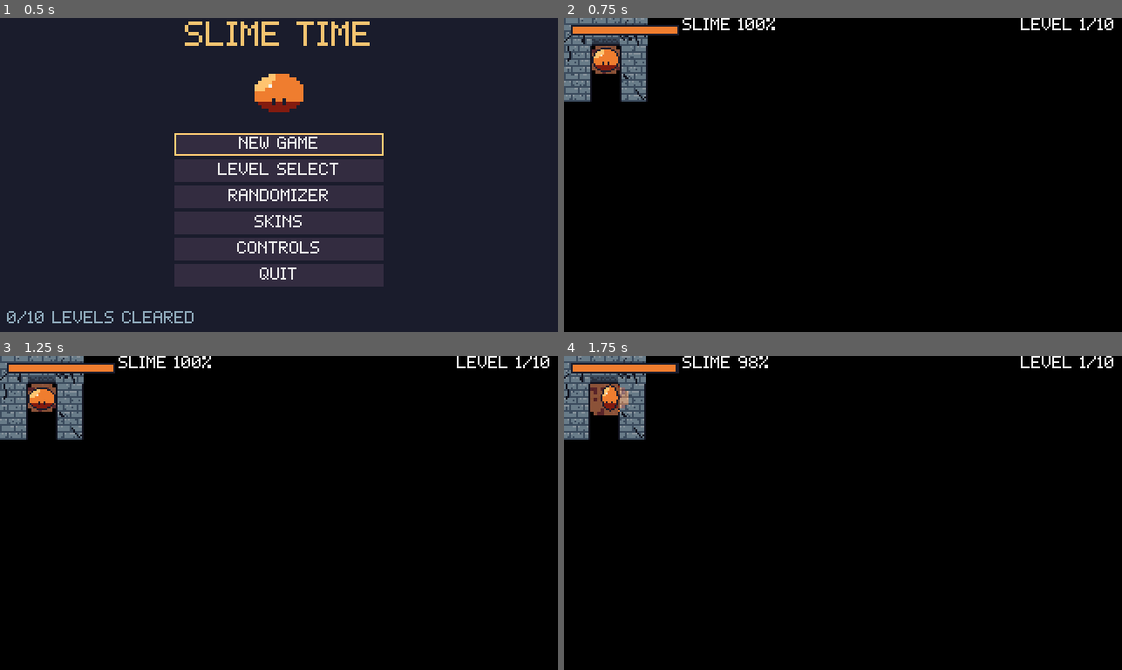
Above: before the commit, frames 1-4 (two rows, left to right).
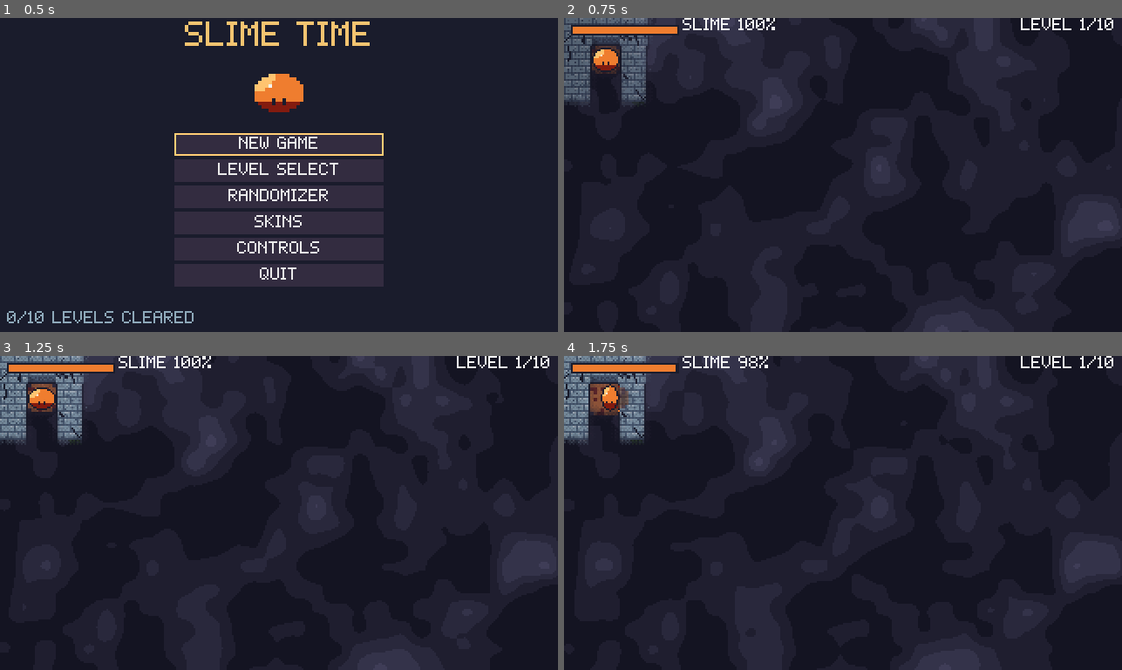
Above: after the commit, the same moments.

Repository: AveryBlue-GD/slime-time
Game: Godot game, scene res://scenes/title.tscn
Same seed, same stepped clock (60 frames per second), same inputs: the game is played once before the commit and once after it.
Inputs (mouse positions are in pixels of both pictures, inside the frame that each line leads up to):
- Up to frame 1 (0.5 s): no input
- Up to frame 2 (0.75 s): click "NEW GAME" at 0.5 s
- Up to frame 3 (1.25 s): no input
- Up to frame 4 (1.75 s): tap Enter at 1.25 s; move the mouse to (965, 497) at 1.27 s; hold D (move_right) from 1.28 s (still down); tap J at 1.35 s; click (965, 497) at 1.42 s; tap Space (jump) at 1.52 s

Frame 1 is identical in both runs. In frame 2, 97% of the frame differs, in the area x 0-100%, y 0-100%; in frame 3, 96%; in frame 4, 96%.

Commit message:
Soft drifting fog instead of flat black
- Fog is a blue-grey mist with two layers of drifting, banded noise
- Edges between fog and cleared ground blend over a few cells and are
  dithered in world space so they stay pixel-crisp
- Newly reached spots clear over 0.35 s; areas left behind fade back
  into mist rather than black (fog image gains a first-revealed channel)

Co-Authored-By: Claude Opus 5.5 <noreply@anthropic.com>

Diff:
--- a/assets/shaders/fog.gdshader
+++ b/assets/shaders/fog.gdshader
@@ -1,53 +1,99 @@
 shader_type canvas_item;
 
-// Darkness over the maze. The texture has one texel per fog cell:
+// Drifting fog over the maze. The texture has one texel per fog cell:
 //   r = game time (seconds) the cell was last lit by the slime
-//   g = -1 never revealed (black), 0 floor/goo, 1 wall
-// Lit cells fade back toward darkness in steps the longer the slime stays away. Walls use the
-// same steps at the same moments, just `wall_shade` darker, so floor and walls dim together.
-// A glowing slime (custom skin, after beating the game) also lights rings of colored light
-// around itself, even over unexplored ground; that light leaves no memory behind.
+//   g = -1 never revealed, 0 floor/goo, 1 wall
+//   b = game time the cell was first revealed
+// Unexplored cells are fully covered by mist. A newly reached cell clears over `reveal_time`;
+// once the slime moves away, lit cells fade back toward mist in steps. Walls use the same steps
+// at the same moments, just `wall_shade` thicker. Fog edges are softened by blending
+// neighboring cells and dithered so they stay pixel-crisp. A glowing slime (custom skin, after
+// beating the game) also lights rings of colored light around itself.
 
 uniform float now;
 uniform float wall_shade = 0.3;
-// A cell lit `age` seconds ago is darkened to fade_alpha[i] for the first fade_after[i]
+uniform float reveal_time = 0.35;
+// A cell lit `age` seconds ago is fogged to fade_alpha[i] for the first fade_after[i]
 // it is younger than, or to fade_alpha[LAYERS - 1] past the last one.
 const int LAYERS = 5;
 uniform float fade_after[4];
 uniform float fade_alpha[5];
 
 uniform vec2 map_size;
+uniform vec4 fog_deep = vec4(0.078, 0.078, 0.133, 1.0);
+uniform vec4 fog_mist = vec4(0.247, 0.239, 0.341, 1.0);
+
 uniform vec2 glow_pos;
 uniform float glow_radius = 0.0;
 uniform vec4 glow_color = vec4(1.0);
 
-void fragment() {
-	vec2 cell = texture(TEXTURE, UV).rg;
-	float alpha = 1.0;
-	if (cell.g >= 0.0) {
-		float age = now - cell.r;
-		alpha = fade_alpha[LAYERS - 1];
-		for (int i = 0; i < LAYERS - 1; i++) {
-			if (age < fade_after[i]) {
-				alpha = fade_alpha[i];
-				break;
-			}
-		}
-		if (cell.g > 0.5) {
-			alpha += (1.0 - alpha) * wall_shade;
+const float BAYER[16] = {0.0, 8.0, 2.0, 10.0, 12.0, 4.0, 14.0, 6.0, 3.0, 11.0, 1.0, 9.0, 15.0, 7.0, 13.0, 5.0};
+const float DITHER_LEVELS = 8.0;
+
+// Fog amount for one cell's data (see the channel layout above).
+float cell_alpha(vec3 cell) {
+	if (cell.g < 0.0) {
+		return 1.0;
+	}
+	float age = now - cell.r;
+	float alpha = fade_alpha[LAYERS - 1];
+	for (int i = 0; i < LAYERS - 1; i++) {
+		if (age < fade_after[i]) {
+			alpha = fade_alpha[i];
+			break;
 		}
 	}
+	if (cell.g > 0.5) {
+		alpha += (1.0 - alpha) * wall_shade;
+	}
+	return max(alpha, 1.0 - clamp((now - cell.b) / reveal_time, 0.0, 1.0));
+}
 
-	vec3 rgb = vec3(0.0);
+float hash(vec2 p) {
+	return fract(sin(dot(p, vec2(127.1, 311.7))) * 43758.5453);
+}
+
+float value_noise(vec2 p) {
+	vec2 i = floor(p);
+	vec2 f = fract(p);
+	f = f * f * (3.0 - 2.0 * f);
+	return mix(mix(hash(i), hash(i + vec2(1.0, 0.0)), f.x),
+		mix(hash(i + vec2(0.0, 1.0)), hash(i + vec2(1.0, 1.0)), f.x), f.y);
+}
+
+void fragment() {
+	vec2 t = TEXTURE_PIXEL_SIZE;
+	// Soft edge: weighted blend of this cell and its neighbors (13 taps, ~3 cells wide).
+	float alpha = cell_alpha(texture(TEXTURE, UV).rgb) * 4.0;
+	alpha += 2.0 * (cell_alpha(texture(TEXTURE, UV + vec2(t.x, 0.0)).rgb) + cell_alpha(texture(TEXTURE, UV - vec2(t.x, 0.0)).rgb)
+		+ cell_alpha(texture(TEXTURE, UV + vec2(0.0, t.y)).rgb) + cell_alpha(texture(TEXTURE, UV - vec2(0.0, t.y)).rgb));
+	alpha += cell_alpha(texture(TEXTURE, UV + t).rgb) + cell_alpha(texture(TEXTURE, UV - t).rgb)
+		+ cell_alpha(texture(TEXTURE, UV + vec2(t.x, -t.y)).rgb) + cell_alpha(texture(TEXTURE, UV + vec2(-t.x, t.y)).rgb);
+	alpha += cell_alpha(texture(TEXTURE, UV + vec2(2.0 * t.x, 0.0)).rgb) + cell_alpha(texture(TEXTURE, UV - vec2(2.0 * t.x, 0.0)).rgb)
+		+ cell_alpha(texture(TEXTURE, UV + vec2(0.0, 2.0 * t.y)).rgb) + cell_alpha(texture(TEXTURE, UV - vec2(0.0, 2.0 * t.y)).rgb);
+	alpha /= 20.0;
+
+	// Dither in world pixels so the pattern stays put as the camera moves.
+	vec2 pixel = floor(UV * map_size);
+	int bx = int(mod(pixel.x, 4.0));
+	int by = int(mod(pixel.y, 4.0));
+	float threshold = (BAYER[by * 4 + bx] + 0.5) / 16.0;
+	alpha = clamp(floor(alpha * DITHER_LEVELS + threshold) / DITHER_LEVELS, 0.0, 1.0);
+
+	// Drifting mist: two layers of noise moving at different speeds, banded for a pixel look.
+	float n = value_noise(pixel / 30.0 + vec2(now * 0.12, now * 0.04)) * 0.65
+		+ value_noise(pixel / 12.0 - vec2(now * 0.2, now * 0.07)) * 0.35;
+	float band = floor(n * n * 5.0) / 4.0;
+	vec3 rgb = mix(fog_deep.rgb, fog_mist.rgb, clamp(band, 0.0, 1.0));
+
 	if (glow_radius > 0.0) {
-		// Snap to the fog grid so the light rings stay pixel-crisp.
 		vec2 here = floor(UV * map_size / 2.0) * 2.0 + 1.0;
 		float d = distance(here, glow_pos) / glow_radius;
 		if (d < 1.0) {
 			float ring = d < 0.4 ? 0.1 : (d < 0.7 ? 0.35 : 0.65);
 			alpha = min(alpha, ring);
-			// Tint: the darkness takes on the slime's color, and lit ground gets a faint wash.
-			rgb = glow_color.rgb * 0.35;
+			// Tint: the mist takes on the slime's color, and lit ground gets a faint wash.
+			rgb = mix(rgb, glow_color.rgb * 0.5, 0.6);
 			alpha = max(alpha, 0.14 * (1.0 - d));
 		}
 	}
--- a/scripts/game.gd
+++ b/scripts/game.gd
@@ -9,8 +9,8 @@
 ##
 ## Reveal works on a fine grid (FOG_CELL px). Two images cover the map:
 ## - trail_image: goo (in the skin's colors) where the slime has been
-## - fog_image:   per cell, r = when it was last lit, g = -1 never revealed / 0 floor / 1 wall
-##   (see fog.gdshader). Revealed cells near the slime stay lit; once it moves away they fade
+## - fog_image:   per cell, r = when it was last lit, g = -1 never revealed / 0 floor / 1 wall,
+##   b = when it was first revealed (see fog.gdshader, which draws it as soft drifting mist). Revealed cells near the slime stay lit; once it moves away they fade
 ##   back toward darkness in steps (FADE_AFTER / FADE_ALPHA). Walls follow the same steps at
 ##   the same moments, just a constant WALL_FOG_ALPHA darker, so everything dims together.
 
@@ -200,8 +200,8 @@
 	return MazeGenerator.is_wall(maze, tile)
 
 
-## Fog opacity (0 = fully lit, 1 = black) at a pixel position right now, not counting glow;
-## matches fog.gdshader.
+## Fog opacity (0 = fully lit, 1 = covered) at a pixel position right now; matches fog.gdshader's
+## per-cell value, without its cosmetic extras (soft edges, clearing fade-in, glow).
 func fog_alpha_at(pos: Vector2) -> float:
 	var cell := fog_image.get_pixelv(Vector2i((pos / FOG_CELL).floor()))
 	if cell.g < 0.0:
@@ -299,7 +299,7 @@
 
 func _build_overlays() -> void:
 	var cells: Vector2i = maze.size * TILE / FOG_CELL
-	fog_image = Image.create_empty(cells.x, cells.y, false, Image.FORMAT_RGF)
+	fog_image = Image.create_empty(cells.x, cells.y, false, Image.FORMAT_RGBF)
 	fog_image.fill(UNREVEALED)
 	trail_image = Image.create_empty(cells.x, cells.y, false, Image.FORMAT_RGBA8)
 	trail_image.fill(CLEAR)
@@ -349,7 +349,7 @@
 			elif trail_image.get_pixelv(cell).a > 0.0:
 				continue
 			trail_image.set_pixelv(cell, goo_dark if posmod(hash(cell), 5) == 0 else goo)
-			fog_image.set_pixelv(cell, Color(elapsed, KIND_FLOOR, 0.0))
+			fog_image.set_pixelv(cell, Color(elapsed, KIND_FLOOR, elapsed))
 			textures_dirty = true
 
 
@@ -390,7 +390,7 @@
 		return
 	revealed_walls[tile] = true
 	fog_image.fill_rect(Rect2i(tile * TILE / FOG_CELL, Vector2i.ONE * (TILE / FOG_CELL)),
-		Color(elapsed, KIND_WALL, 0.0))
+		Color(elapsed, KIND_WALL, elapsed))
 	textures_dirty = true
 
 
Not shown, added: tests/demo_pause.gd.uid
Not shown, added: tests/test_phase6.gd.uid
Not shown, changed: CLAUDE.md
